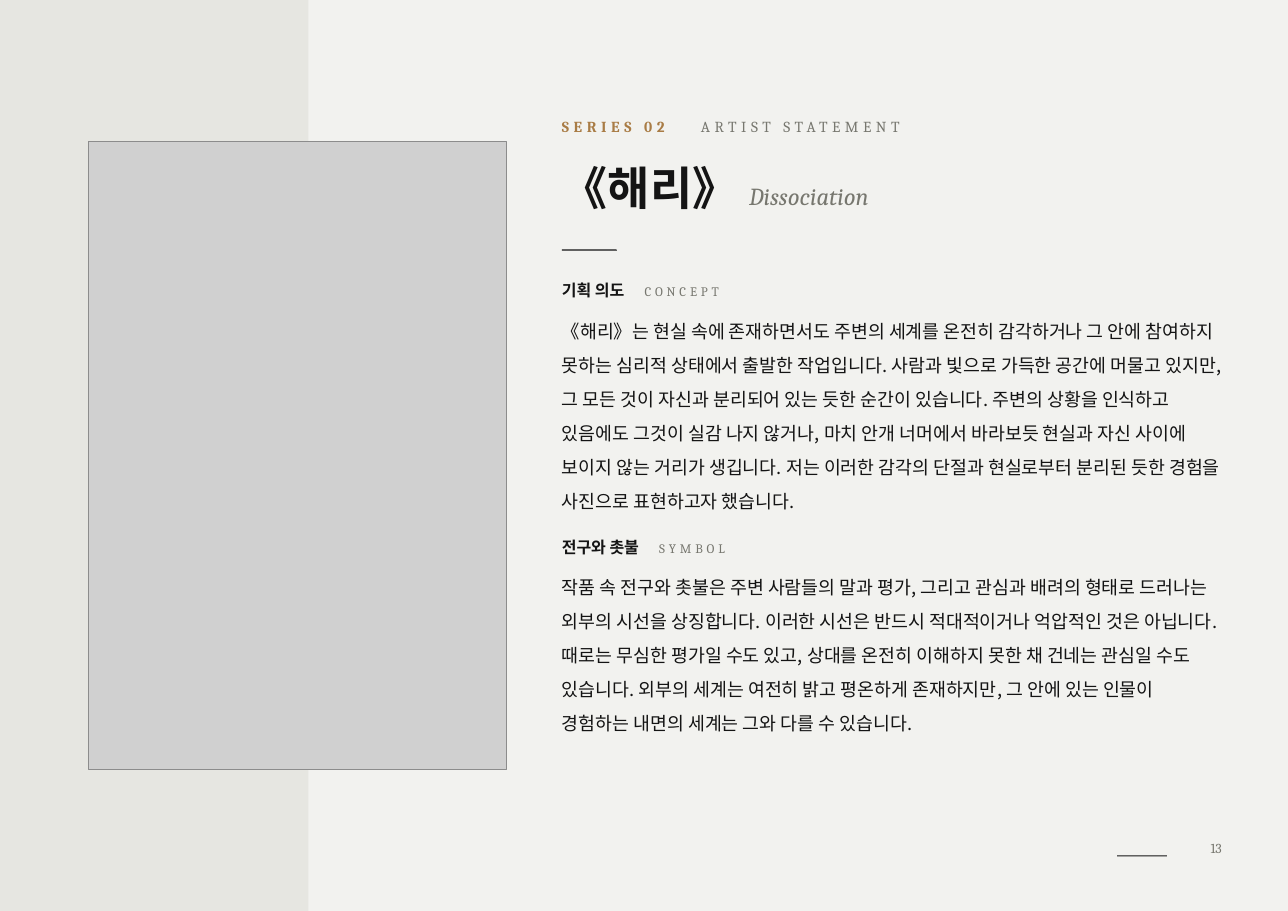
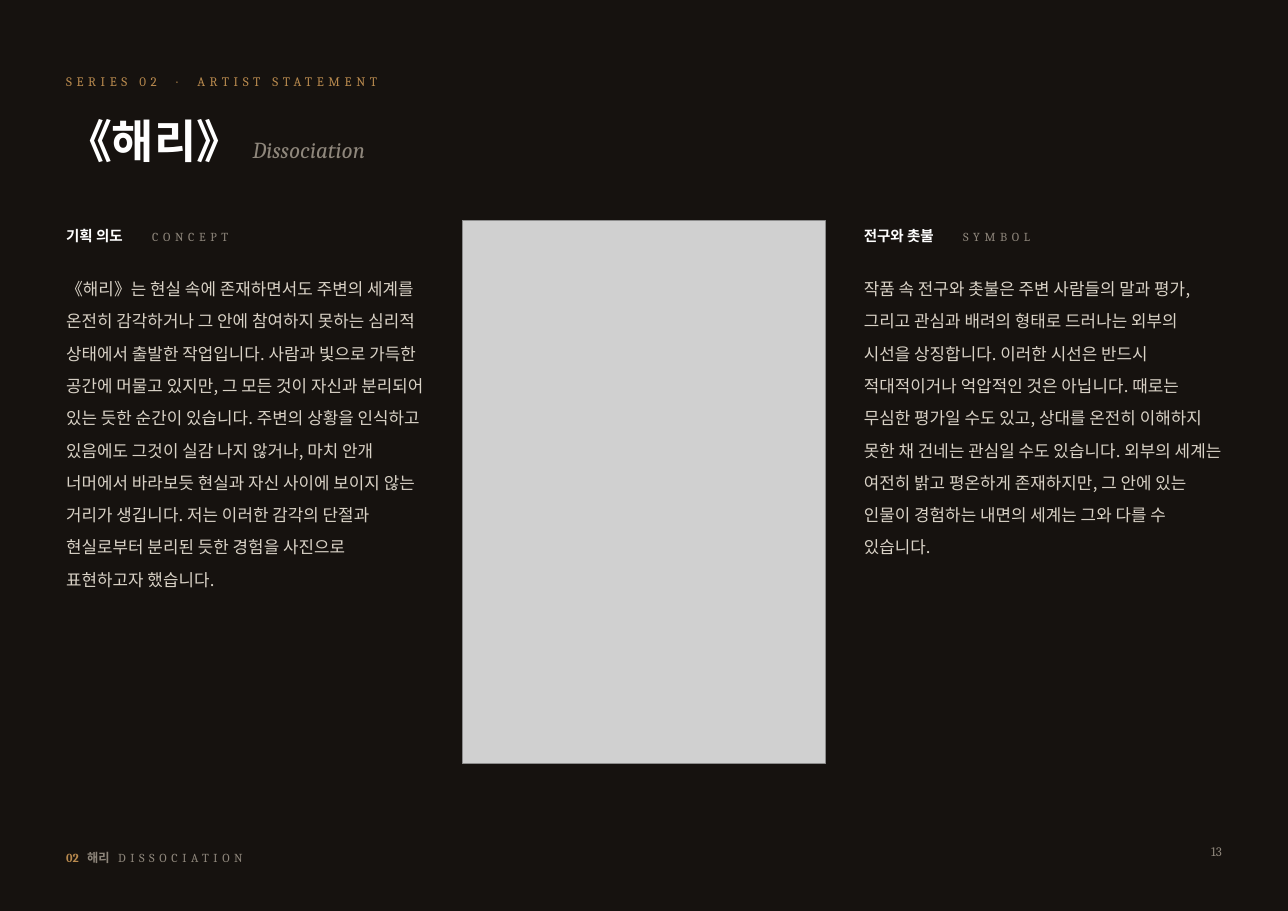
Before and after one commit to huosi012/smartview, a slide deck: slide 13 of portfolio/portfolio_A4_ko.pptx. Drawn at 1288x911 pixels with LibreOffice and Linux fonts; fonts in the diff are those of the drawing; grey boxes stand for pictures. Boxes give left, top, right and bottom in pixels: in the first picture for what was removed or moved away, otherwise in the second. Text is boxed around its words. In the diff, an @@ line names an element or a change of style, - is before the commit and + after.

```diff
--- a/portfolio/portfolio_A4_ko.pptx
+++ b/portfolio/portfolio_A4_ko.pptx
@@ background #F2F2EF to #16120F @@
@@ rectangle removed at [0, 0, 309, 911] @@
@@ text at [66, 77, 156, 86]: text changed; size 10 to 8.5 pt; text colour #77776F to #B98A4E @@
-SERIES 02 ARTIST STATEMENT
+SERIES 02 · ARTIST STATEMENT
@@ text "《해리》 Dissociation": place and size @@
-text "《해리》 Dissociation" at [562, 166, 869, 209]
+text "《해리》 Dissociation" at [66, 119, 365, 162]
@@ text "《해리》 Dissociation" at [66, 119, 365, 162]: size 16 to 15 pt, text colour #77776F to #8E867B in "Dissociation"; text colour #141414 to #FFFFFF in "《해리》" @@
@@ text added at [66, 228, 228, 243], 8 pt, text #8E867B @@
+기획 의도 CONCEPT
@@ picture: place and size @@
-picture at [88, 141, 507, 769]
+picture at [463, 220, 825, 764]
@@ text added at [864, 229, 1030, 243], 8 pt, text #8E867B @@
+전구와 촛불 SYMBOL
@@ line removed from (562, 250) to (617, 250) @@
@@ text added at [66, 281, 423, 588], 11 pt, text #D9D2C6 @@
+《해리》는 현실 속에 존재하면서도 주변의 세계를 온전히 감각하거나 그 안에 참여하지 못하는 심리적 상태에서 출발한 작업입니다. 사람과 빛으로 가득한 공간에 머물고 있지만, 그 모든 것이 자신과 분리되어 있는 듯한 순간이 있습니다. 주변의 상황을 인식하고 있음에도 그것이 실감 나지 않거나, 마치 안개 너머에서 바라보듯 현실과 자신 사이에 보이지 않는 거리가 생깁니다. 저는 이러한 감각의 단절과 현실로부터 분리된 듯한 경험을 사진으로 표현하고자 했습니다.
@@ text removed at [562, 282, 1221, 732] @@
-기획 의도 CONCEPT
-《해리》는 현실 속에 존재하면서도 주변의 세계를 온전히 감각하거나 그 안에 참여하지 못하는 심리적 상태에서 출발한 작업입니다. 사람과 빛으로 가득한 공간에 머물고 있지만, 그 모든 것이 자신과 분리되어 있는 듯한 순간이 있습니다. 주변의 상황을 인식하고 있음에도 그것이 실감 나지 않거나, 마치 안개 너머에서 바라보듯 현실과 자신 사이에 보이지 않는 거리가 생깁니다. 저는 이러한 감각의 단절과 현실로부터 분리된 듯한 경험을 사진으로 표현하고자 했습니다.
-전구와 촛불 SYMBOL
-작품 속 전구와 촛불은 주변 사람들의 말과 평가, 그리고 관심과 배려의 형태로 드러나는 외부의 시선을 상징합니다. 이러한 시선은 반드시 적대적이거나 억압적인 것은 아닙니다. 때로는 무심한 평가일 수도 있고, 상대를 온전히 이해하지 못한 채 건네는 관심일 수도 있습니다. 외부의 세계는 여전히 밝고 평온하게 존재하지만, 그 안에 있는 인물이 경험하는 내면의 세계는 그와 다를 수 있습니다.
@@ text added at [864, 281, 1222, 555], 11 pt, text #D9D2C6 @@
+작품 속 전구와 촛불은 주변 사람들의 말과 평가, 그리고 관심과 배려의 형태로 드러나는 외부의 시선을 상징합니다. 이러한 시선은 반드시 적대적이거나 억압적인 것은 아닙니다. 때로는 무심한 평가일 수도 있고, 상대를 온전히 이해하지 못한 채 건네는 관심일 수도 있습니다. 외부의 세계는 여전히 밝고 평온하게 존재하지만, 그 안에 있는 인물이 경험하는 내면의 세계는 그와 다를 수 있습니다.
@@ text added at [66, 852, 110, 863], 8 pt, text #8E867B @@
+02 해리 DISSOCIATION
@@ line removed from (1117, 856) to (1167, 856) @@
@@ page number at [1211, 847, 1222, 856]: size 9 to 8.5 pt, text colour #77776F to #8E867B @@
```
Also in this commit, not shown: 15 other slides changed, 4 slides added, 4 slides removed, 1 other file.
